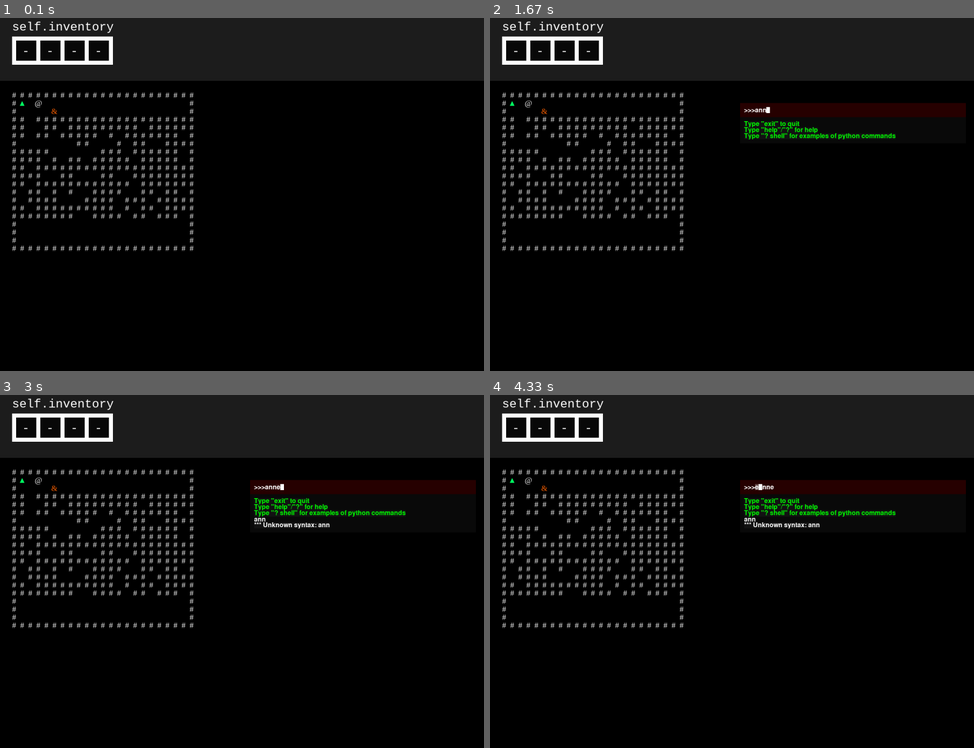
Above: before the commit, frames 1-4 (two rows, left to right).
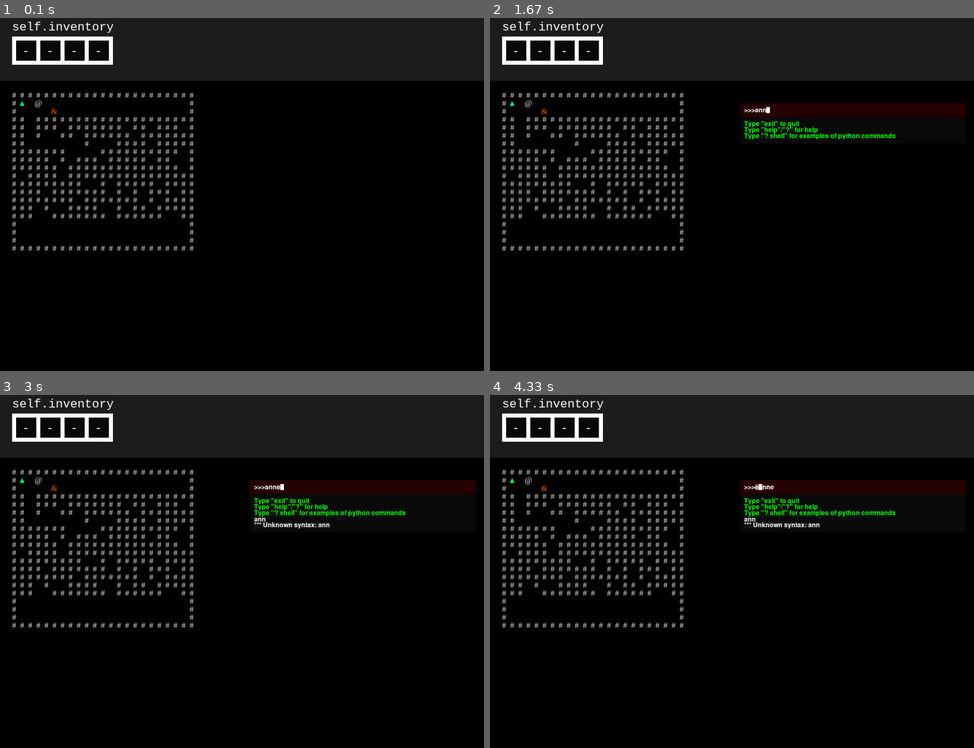
Above: after the commit, the same moments.

Repository: OilyCannelloni/UntrustedPy
Game: pygame game, started from init.py
Same seed, same stepped clock (60 frames per second), same inputs: the game is played once before the commit and once after it.
Inputs:
- Up to frame 1 (0.1 s): no input
- Up to frame 2 (1.67 s): tap Enter at 0.33 s; tap E at 0.67 s; tap F1 at 1 s; type "ann" at 1.33 s
- Up to frame 3 (3 s): tap Enter at 1.67 s; hold Right 1.88-2.35 s; hold Up 2.43-2.73 s; hold Right from 2.77 s (still down); tap E at 2.92 s
- Up to frame 4 (4.33 s): release Right at 3.23 s; hold Left 3.27-3.8 s; hold Down 3.83-4.13 s; hold Left from 4.17 s (still down); tap E at 4.32 s

The runs differ from the first frame. In frame 1, 0.8% of the frame differs, in the area x 4-39%, y 30-57%; in frame 2, 0.8%; in frame 3, 0.8%; in frame 4, 0.8%.

Commit message:
Clarification

Diff:
--- a/objects.py
+++ b/objects.py
@@ -427,16 +427,10 @@
     def draw_maze(self):
         for x in range(self.working_area[0][0], self.working_area[1][0]):
             for y in range(self.working_area[0][1], self.working_area[1][1]):
-                if (x, y) in self.path:
-                    grid.place_object_f((x, y), Empty)
+                if (x, y) not in self.path and random() < self.density:
+                    grid.place_object_f((x, y), Wall)
                     continue
-                obj = grid.get((x, y))
-                if obj.name == "player":
-                    continue
-                if random() < self.density:
-                    grid.place_object_f((x, y), Wall)
-                else:
-                    grid.place_object_f((x, y), Empty)
+                grid.place_object_f((x, y), Empty)
 
     def behavior(self, key):
         if key == pygame.K_e and grid.find(name='player') in self.get_adjacent().values():
